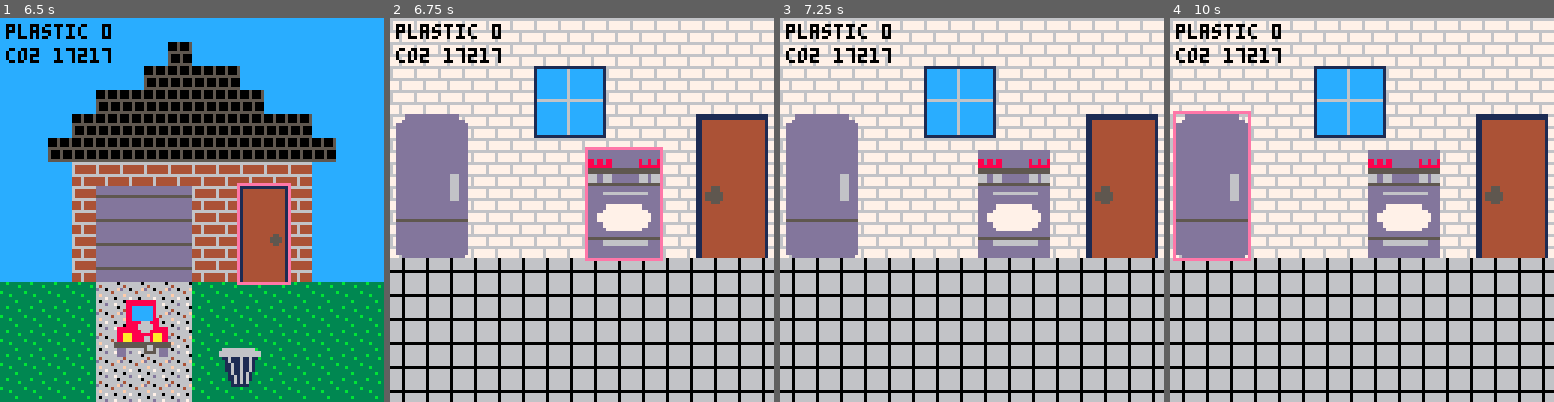
Above: before the commit, frames 1-4 (left to right).
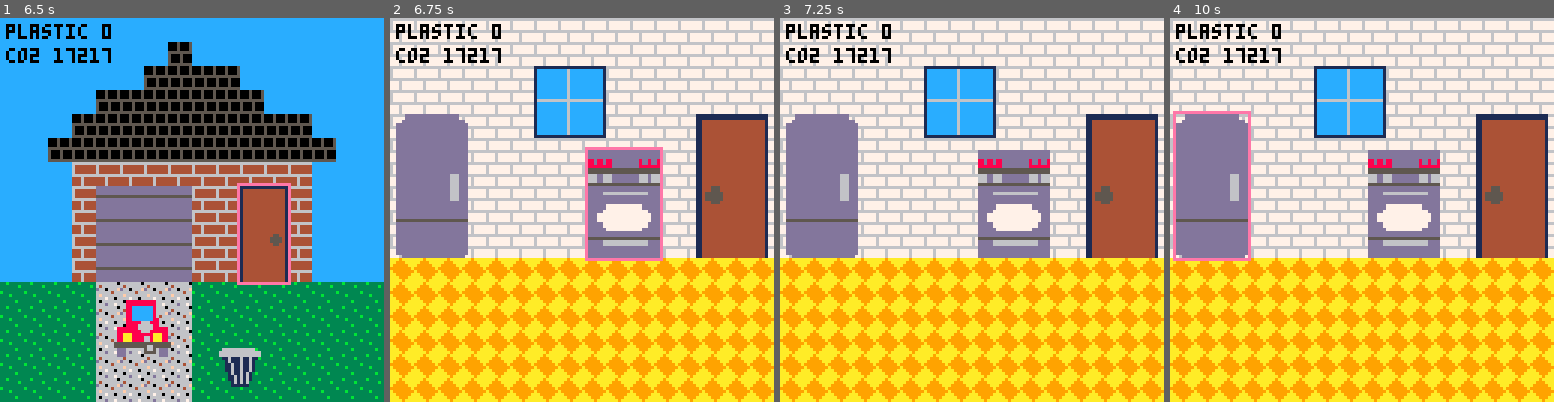
Above: after the commit, the same moments.

Repository: EmilyRagan/senior-project
Game: PICO-8 cartridge carts/home.p8
The game is run twice, just before and just after one commit, with the same random seed, the same clock (stepped at 60 frames per second) and the same inputs.
Inputs:
- Up to frame 1 (6.5 s): tap O (Z key) at 0.33, 0.7, 1.43, 2.22, 3.1, 3.98, 4.87, 5.75 s; tap X (X key) at 1.07, 2.07, 2.4, 2.73, 3.07, 3.4, 3.73, 4.07, 4.4, 4.73, 5.07, 5.4, 5.73, 6.07, 6.4 s; hold Left 1.97-2.37 s; hold Down 2.42-2.82 s; hold Right 2.87-3.53 s; hold Up 3.58-4.08 s; hold Right 4.13-4.53 s; hold Down 4.58-5.08 s; hold Left 5.13-5.8 s; hold Up 5.85-6.18 s; hold Left from 6.23 s (still down)
- Up to frame 2 (6.75 s): release Left at 6.63 s; tap O (Z key) at 6.63 s; hold Down from 6.68 s (still down); tap X (X key) at 6.73 s
- Up to frame 3 (7.25 s): tap X (X key) at 7.07 s; release Down at 7.08 s; hold Right from 7.13 s (still down)
- Up to frame 4 (10 s): tap X (X key) every 0.33 s from 7.4 to 9.73 s; tap O (Z key) at 7.52, 8.4, 9.28 s; release Right at 7.8 s; hold Up 7.85-8.35 s; hold Right 8.4-8.8 s; hold Down 8.85-9.35 s; hold Left from 9.4 s (still down)

Frame 1 is identical in both runs. In frame 2, 37% of the frame differs, in the area x 0-100%, y 62-100%; in frame 3, 38%; in frame 4, 37%.

Commit message:
way more fun flooring in the kitchen

Diff:
--- a/carts/home.p8
+++ b/carts/home.p8
@@ -439,14 +439,14 @@
 end
 
 __gfx__
-0000000033b33333cccccccc0005000566666666dddddddd66666660000000000000000000000000000000000000000000000000000000006666066666666666
-00000000333333b3cccccccc0005000564444444dddddddd64666666000000000000000000000000000000000000000000000000000000006666066667777777
-0000000033333333cccccccc0005000564444444ddddddddd660666f006666666666600000666666666660000000000000000000000000006666066667777777
-00000000b3333333cccccccc55555555644444445555555566666466066666666666666006666666666666600000000000000000000000006666066667777777
-00000000333b3333cccccccc5000500066666666dddddddd6f666666066666666666666006666666666666600000000000000000000000000000000066666666
-0000000033333333cccccccc5000500044464444dddddddd66676606001161116116110000bb6bbb6bb6bb000000000000000000000000006666066677767777
-0000000033333b33cccccccc5000500044464444dddddddd606666660001611161161000000b6bbb6bb6b0000000000000000000000000006666066677767777
-0000000033333333cccccccc5555555544464444dddddddd666d66760001161161161000000bb6bb6bb6b0000000000000000000000000006666066677767777
+0000000033b33333cccccccc0005000566666666dddddddd6666666000000000000000000000000000000000000000000000000000000000aaa9aaaa66666666
+00000000333333b3cccccccc0005000564444444dddddddd6466666600000000000000000000000000000000000000000000000000000000aa999aaa67777777
+0000000033333333cccccccc0005000564444444ddddddddd660666f00666666666660000066666666666000000000000000000000000000a99999aa67777777
+00000000b3333333cccccccc55555555644444445555555566666466066666666666666006666666666666600000000000000000000000009999999a67777777
+00000000333b3333cccccccc5000500066666666dddddddd6f66666606666666666666600666666666666660000000000000000000000000a999999966666666
+0000000033333333cccccccc5000500044464444dddddddd66676606001161116116110000bb6bbb6bb6bb00000000000000000000000000aa99999a77767777
+0000000033333b33cccccccc5000500044464444dddddddd606666660001611161161000000b6bbb6bb6b000000000000000000000000000aaa999aa77767777
+0000000033333333cccccccc5555555544464444dddddddd666d66760001161161161000000bb6bb6bb6b000000000000000000000000000aaaa9aaa77767777
 000000000000000000000000000000000000000000000000000000000001161161161000000bb6bb6bb6b0001111111111111111111111110000000000000000
 000000000000000000000000000000000000000000000000000000000001161161161000000bb6bb6bb6b0001cccccccccc6ccccccccccc10000000000000000
 000000bbbbbbbbbbb00000000000008888888888000000000000000000001611616100000000b6bb6b6b00001cccccccccc6ccccccccccc10000000000000000
